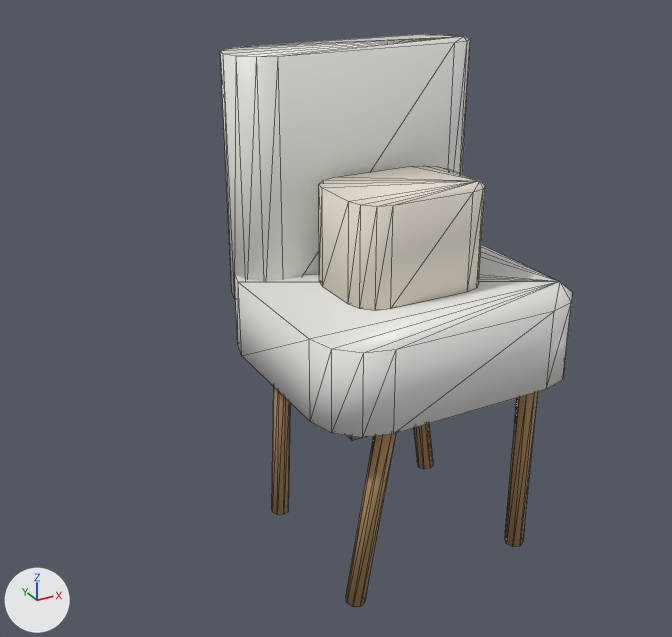
The glTF model backend/uploads/models/model_306.glb as it was, and as the next commit left it.
Rendered twice from a 50 mm lens placed at (4.799, -2.384, 1.059), pointed at (5.51, -1.091, 0.413). Every picture has the same lights, and +X, +Y and +Z are marked at lower left. The first picture is the older version. Mesh edges are drawn as thin lines. Vertices at exactly the same position are counted once.

In view in the first picture: 'root'.
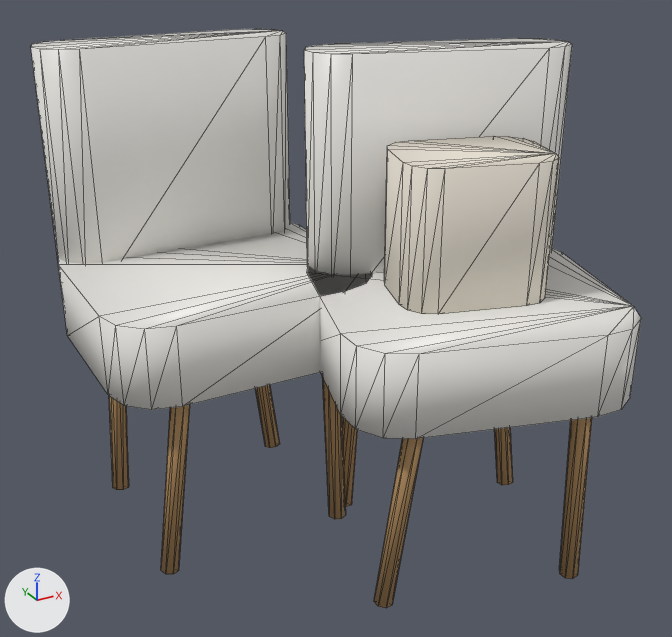
The change in detail:
Material 'gseatbagr' (mat_gseatbagr) is new.
Its base color is (0.527, 0.0409, 0.0284) (red #c0392f).
Its roughness is 0.85.
me_mesh_0 is used by ob_root; location (0.0, 0.0, 0.0).
me_mesh_0 had 184 vertices, 332 faces and spanned x 5.357..5.829, y -1.379..-0.927, z -0.002..0.853.
me_mesh_0 now has 360 vertices, 648 faces and spans x 5.113..5.936, y -1.488..-0.698, z -0.002..0.853.
me_mesh_0 part 1: the loose piece of 32 vertices spanning x 5.357..5.829, y -1.379..-0.937, z 0.351..0.488 is moved by (-0.244, 0.229, 0.0).
me_mesh_0 part 2: the loose piece of 32 vertices spanning x 5.364..5.822, y -1.055..-0.927, z 0.442..0.853 is moved by (-0.244, 0.229, 0.0).
me_mesh_0 part 3: the loose piece of 32 vertices spanning x 5.357..5.829, y -1.379..-0.937, z 0.351..0.488 is copied, and the copy is turned -16 degrees about the z axis through its middle, then moved by (0.076, -0.076, 0.0); it spans x 5.406..5.933, y -1.488..-0.981, z 0.351..0.488.
me_mesh_0 part 4: the loose piece of 32 vertices spanning x 5.364..5.822, y -1.055..-0.927, z 0.442..0.853 is copied, and the copy is turned -16 degrees about the z axis through its middle, then moved by (0.123, -0.083, 0.0); it spans x 5.495..5.936, y -1.181..-0.966, z 0.442..0.853.
me_mesh_0 part 5: the loose piece of 18 vertices spanning x 5.409..5.475, y -1.038..-0.968, z -0.002..0.365 is moved by (-0.244, 0.229, 0.0).
me_mesh_0 part 6: the loose piece of 18 vertices spanning x 5.711..5.777, y -1.038..-0.968, z -0.002..0.365 is moved by (-0.244, 0.229, 0.0).
me_mesh_0 part 7: the loose piece of 18 vertices spanning x 5.409..5.475, y -1.364..-1.294, z -0.002..0.365 is moved by (-0.244, 0.229, 0.0).
me_mesh_0 part 8: the loose piece of 18 vertices spanning x 5.711..5.777, y -1.364..-1.294, z -0.002..0.365 is moved by (-0.244, 0.229, 0.0).
me_mesh_0 part 9: the loose piece of 18 vertices spanning x 5.409..5.475, y -1.038..-0.968, z -0.002..0.365 is copied, and the copy is turned -16 degrees about the z axis through its middle, then moved by (0.125, -0.04, 0.0); it spans x 5.53..5.604, y -1.072..-1.014, z -0.002..0.365.
me_mesh_0 part 10: the loose piece of 18 vertices spanning x 5.711..5.777, y -1.038..-0.968, z -0.002..0.365 is copied, and the copy is turned -16 degrees about the z axis through its middle, then moved by (0.113, -0.124, 0.0); it spans x 5.831..5.884, y -1.165..-1.089, z -0.002..0.365.
me_mesh_0 part 11: the loose piece of 18 vertices spanning x 5.409..5.475, y -1.364..-1.294, z -0.002..0.365 is copied, and the copy is turned -16 degrees about the z axis through its middle, then moved by (0.035, -0.028, 0.0); it spans x 5.45..5.504, y -1.395..-1.319, z -0.002..0.365.
me_mesh_0 part 12: the loose piece of 18 vertices spanning x 5.711..5.777, y -1.364..-1.294, z -0.002..0.365 is copied, and the copy is turned -16 degrees about the z axis through its middle, then moved by (0.023, -0.111, 0.0); it spans x 5.731..5.804, y -1.469..-1.411, z -0.002..0.365.
me_mesh_0 part 13: the loose piece of 32 vertices spanning x 5.471..5.715, y -1.25..-1.067, z 0.488..0.655 is multiplied about its middle by the matrix ((0.961, 0.276, 0.0), (-0.276, 0.961, 0.0), (0.0, 0.0, 1.364)), then moved by (0.076, -0.076, 0.03).
Other edits to the shape of me_mesh_0 do not show in these pictures.
me_mesh_0 gains material mat_gseatbagr (red #c0392f).

What differs and where, as boxes [x1, y1, x2, y2] in the pictures (672 x 637 px; the box of a moved part takes in the faces that stretch with it):
'root', reshaped (73% wider)
    before: [220, 34, 573, 607]
    after: [31, 29, 641, 608]
part 1 of me_mesh_0, moved or reshaped
    before: [235, 245, 573, 438]
    after: [58, 222, 371, 410]
part 2 of me_mesh_0, moved or reshaped
    before: [220, 34, 470, 299]
    after: [31, 29, 290, 264]
part 3 of me_mesh_0, added
    after: [307, 248, 641, 439]
part 4 of me_mesh_0, added
    after: [304, 38, 572, 275]
part 5 of me_mesh_0, moved or reshaped
    before: [272, 387, 290, 515]
    after: [109, 396, 129, 490]
part 6 of me_mesh_0, moved or reshaped
    before: [414, 424, 433, 469]
    after: [255, 385, 280, 448]
part 7 of me_mesh_0, moved or reshaped
    before: [346, 433, 396, 607]
    after: [161, 405, 190, 574]
part 8 of me_mesh_0, moved or reshaped
    before: [505, 392, 538, 547]
    after: [322, 376, 345, 519]
part 9 of me_mesh_0, added (brown)
    after: [342, 417, 358, 507]
part 10 of me_mesh_0, added (brown)
    after: [494, 428, 513, 485]
part 11 of me_mesh_0, added (brown)
    after: [374, 438, 423, 608]
part 12 of me_mesh_0, added (brown)
    after: [559, 418, 592, 579]
part 13 of me_mesh_0, moved or reshaped
    before: [319, 166, 485, 310]
    after: [385, 136, 559, 314]
